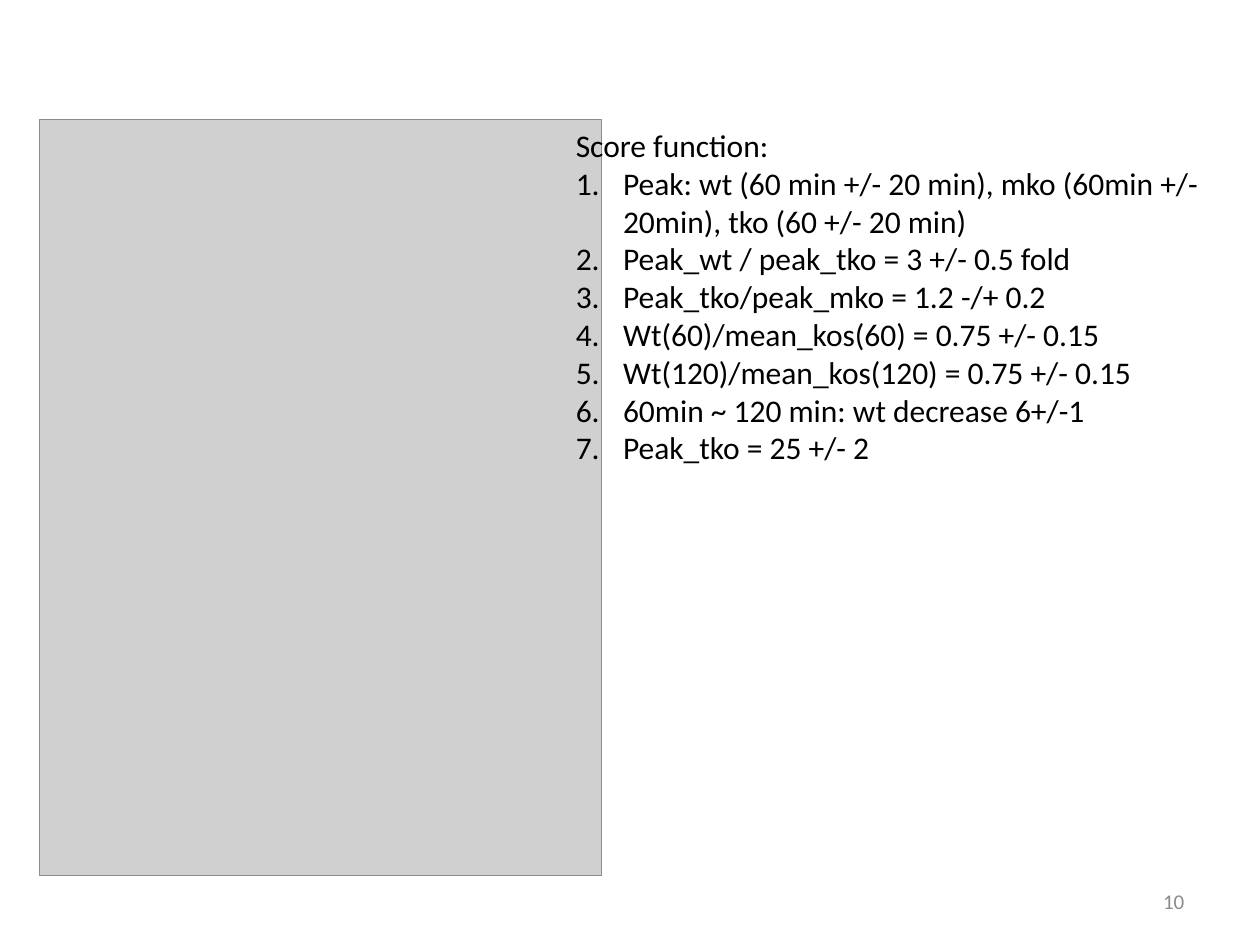
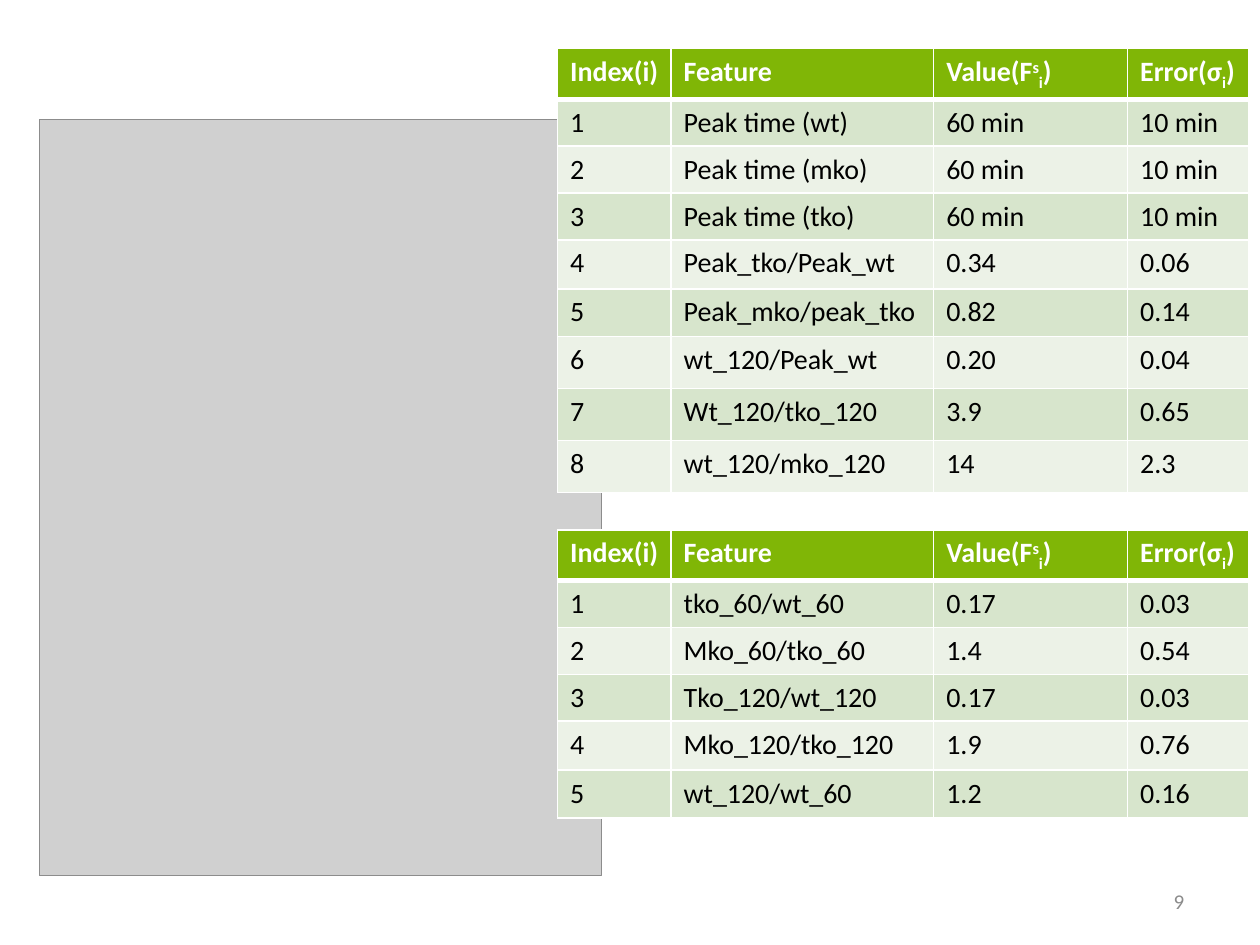
Before and after one commit to biomystery/TNF_regulation, a slide deck: slide 9 of TNF_Slides.pptx (slide 10 before the commit). Drawn at 1260x945 pixels with LibreOffice and Linux fonts; fonts in the diff are those of the drawing; grey boxes stand for pictures. Boxes give left, top, right and bottom in pixels: in the first picture for what was removed or moved away, otherwise in the second. Text is boxed around its words. In the diff, an @@ line names an element or a change of style, - is before the commit and + after.

```diff
--- a/TNF_Slides.pptx
+++ b/TNF_Slides.pptx
@@ table added at (x1=558, y1=49, x2=1249, y2=486), 9 rows, 4 columns @@
+Index(i) | Feature | Value(Fsi) | Error(σi)
+1 | Peak time (wt) | 60 min | 10 min
+2 | Peak time (mko) | 60 min | 10 min
+3 | Peak time (tko) | 60 min | 10 min
+4 | Peak_tko/Peak_wt | 0.34 | 0.06
+5 | Peak_mko/peak_tko | 0.82 | 0.14
+6 | wt_120/Peak_wt | 0.20 | 0.04
+7 | Wt_120/tko_120 | 3.9 | 0.65
+8 | wt_120/mko_120 | 14 | 2.3
@@ text removed at (x1=576, y1=131, x2=1153, y2=464) @@
-Score function:
-1. Peak: wt (60 min +/- 20 min), mko (60min +/- 20min), tko (60 +/- 20 min)
-2. Peak_wt / peak_tko = 3 +/- 0.5 fold
-3. Peak_tko/peak_mko = 1.2 -/+ 0.2
-4. Wt(60)/mean_kos(60) = 0.75 +/- 0.15
-5. Wt(120)/mean_kos(120) = 0.75 +/- 0.15
-6. 60min ~ 120 min: wt decrease 6+/-1
-7. Peak_tko = 25 +/- 2
@@ table added at (x1=558, y1=529, x2=1249, y2=811), 6 rows, 4 columns @@
+Index(i) | Feature | Value(Fsi) | Error(σi)
+1 | tko_60/wt_60 | 0.17 | 0.03
+2 | Mko_60/tko_60 | 1.4 | 0.54
+3 | Tko_120/wt_120 | 0.17 | 0.03
+4 | Mko_120/tko_120 | 1.9 | 0.76
+5 | wt_120/wt_60 | 1.2 | 0.16
@@ page number at (x1=1174, y1=895, x2=1185, y2=909): text changed @@
-10
+9
```
Also in this commit, not shown: 2 other slides changed, 1 slide added, 1 slide removed, 20 other files.
